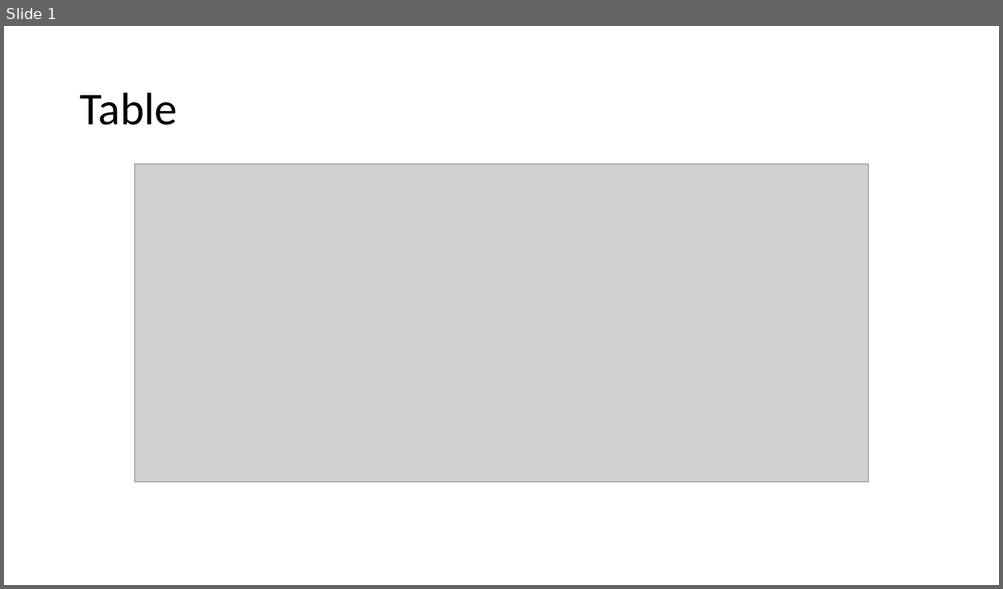
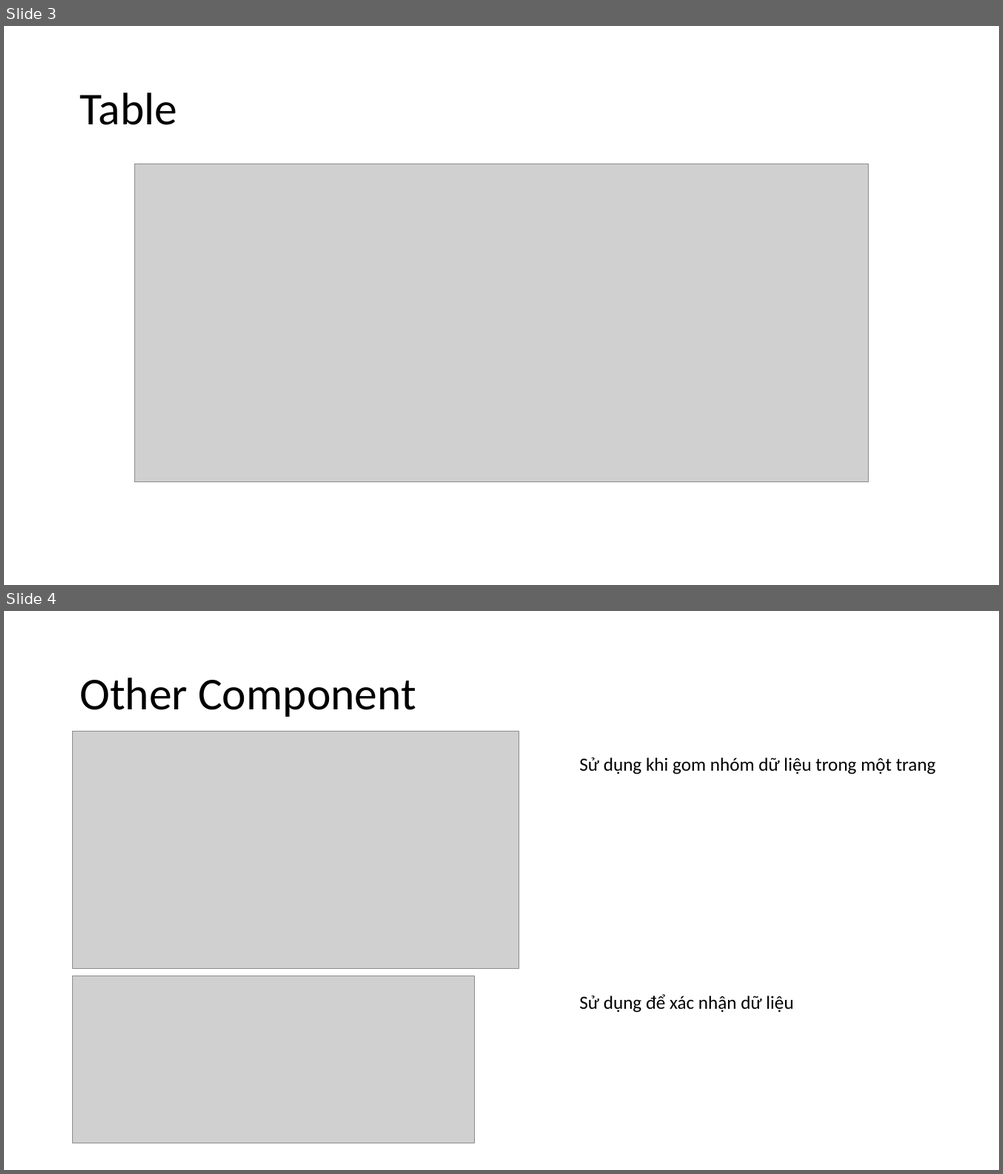
Before and after one commit to nguyenthingoctran/tailieu, a slide deck: UI-UX/UI UX for growme/component.pptx. Shown one above the other, each under a label of ours: slide 1 before the commit, slides 3 and 4 after it. The pictures are 1003x589 and 1003x1174 pixels, drawn with LibreOffice and Linux fonts; fonts in the diff are those of the drawing; grey boxes stand for pictures. Boxes give left, top, right and bottom in pixels: in the first picture for what was removed or moved away, otherwise in the second. Text is boxed around its words. In the diff, an @@ line names an element or a change of style, - is before the commit and + after.

```diff
--- a/UI-UX/UI UX for growme/component.pptx
+++ b/UI-UX/UI UX for growme/component.pptx
@@ slide 4 added at box(4, 611, 999, 1170), background #FFFFFF @@
@@ title added at box(79, 678, 416, 717), 44 pt, text #000000 @@
+Other Component
@@ picture added at box(73, 731, 519, 969) @@
@@ text added at box(579, 758, 936, 775), 18 pt, text #000000 @@
+Sử dụng khi gom nhóm dữ liệu trong một trang
@@ picture added at box(73, 977, 475, 1144) @@
@@ text added at box(579, 994, 793, 1013), 18 pt, text #000000 @@
+Sử dụng để xác nhận dữ liệu
@@ what was slide 1 is now slide 3 @@
```
Also in this commit, not shown: 2 other slides added, 1 slide removed, 5 other files.
